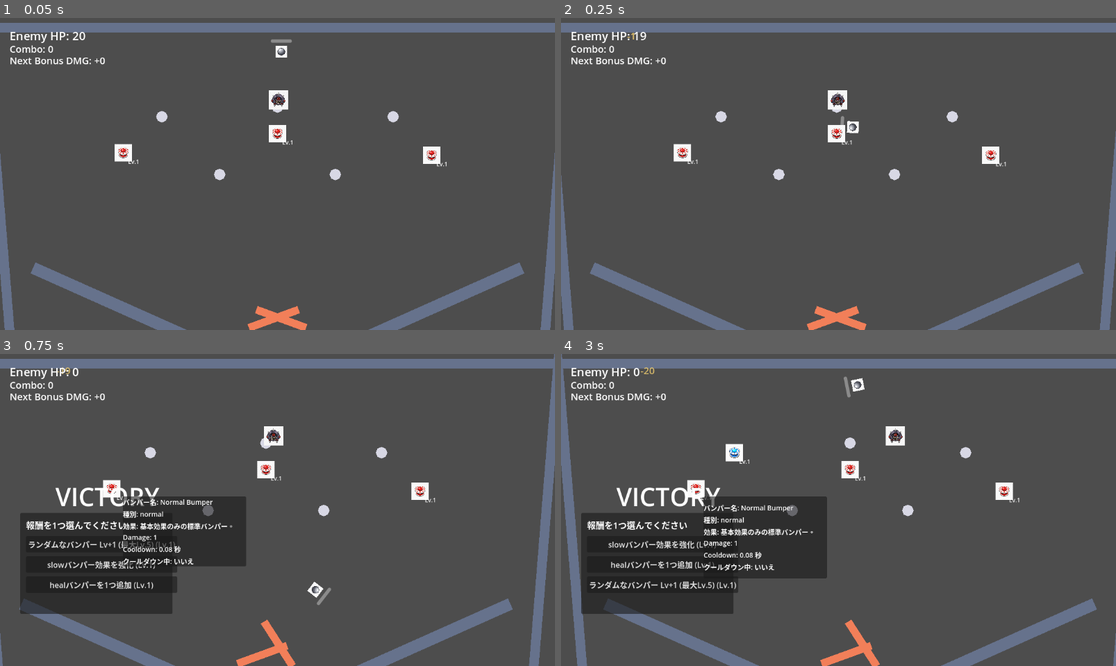
Above: before the commit, frames 1-4 (two rows, left to right).
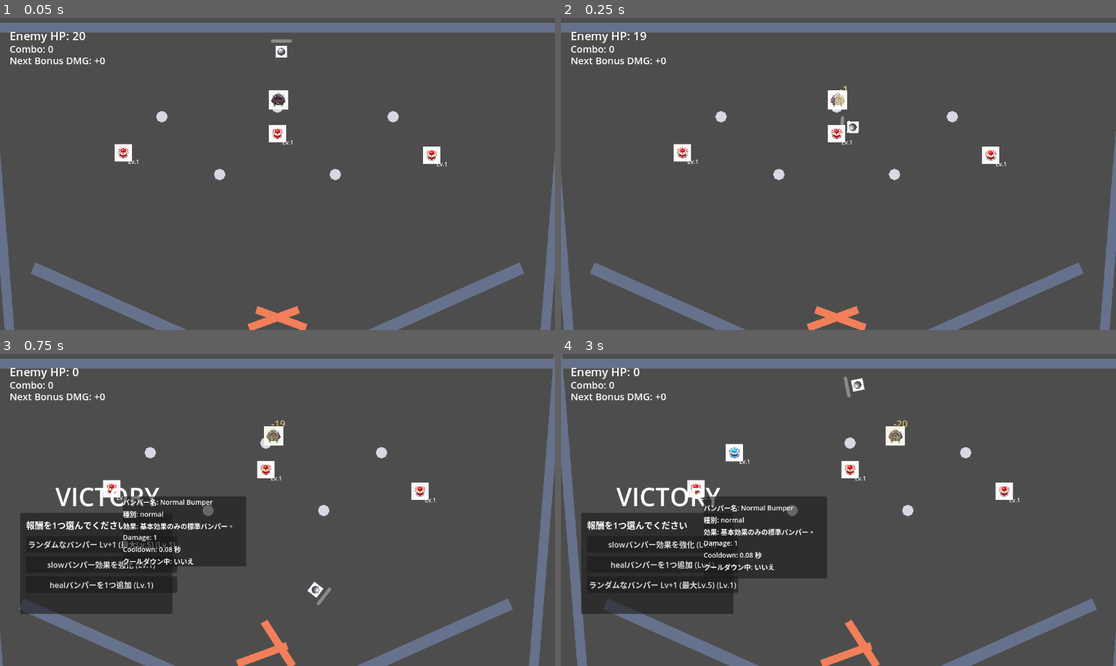
Above: after the commit, the same moments.

Repository: hamayu691-hamy/codex_godot
Game: Godot game, scene res://scenes/PinballBattleScene.tscn
The game is run twice, just before and just after one commit, with the same random seed, the same clock (stepped at 60 frames per second) and the same inputs. The project has no main scene, so this scene is started directly.
Inputs (mouse positions are in pixels of both pictures, inside the frame that each line leads up to):
- Up to frame 1 (0.05 s): no input
- Up to frame 2 (0.25 s): no input
- Up to frame 3 (0.75 s): move the mouse to (116, 488) at 0.52 s; hold Right from 0.53 s (still down); tap K at 0.6 s; click (116, 488) at 0.67 s
- Up to frame 4 (3 s): move the mouse to (827, 469) at 1.27 s; release Right at 1.28 s; hold Left 1.28-2.03 s; tap B at 1.35 s; click (827, 469) at 1.42 s; move the mouse to (1005, 491) at 2.02 s; hold R 2.03-2.78 s; hold Right from 2.03 s (still down); click (1005, 491) at 2.17 s; move the mouse to (694, 488) at 2.77 s; tap K at 2.85 s; click (694, 488) at 2.92 s

Frame 1 is identical in both runs. In frame 2, 0.1% of the frame differs, in the area x 11-52%, y 4-29%; in frame 3, 0.1%; in frame 4, 0.1%, in the area x 14-63%, y 4-29%.

Commit message:
敵ヒット時の視覚フィードバックを強化

Diff:
--- a/scripts/gameplay/pinball_battle_scene.gd
+++ b/scripts/gameplay/pinball_battle_scene.gd
@@ -15,6 +15,15 @@
 const BALL_LAUNCH_IMPULSE: Vector2 = Vector2(120.0, -750.0)
 const DAMAGE_POPUP_DURATION: float = 0.55
 const DAMAGE_POPUP_RISE: float = 24.0
+const DAMAGE_POPUP_OFFSET: Vector2 = Vector2(0.0, -34.0)
+const DAMAGE_POPUP_COLOR: Color = Color(1.0, 0.85, 0.45, 1.0)
+const DAMAGE_POPUP_FONT_SIZE: int = 20
+const ENEMY_HIT_FLASH_DURATION: float = 0.11
+const ENEMY_HIT_FLASH_COLOR: Color = Color(2.6, 2.6, 2.6, 1.0)
+const HIT_EFFECT_DURATION: float = 0.2
+const HIT_EFFECT_START_RADIUS: float = 6.0
+const HIT_EFFECT_END_RADIUS: float = 20.0
+const HIT_EFFECT_COLOR: Color = Color(1.0, 0.95, 0.7, 0.9)
 # Minimum angular speed (rad/s) to treat the flipper as actively striking. Tune for feel.
 const FLIPPER_ACTIVE_ANGULAR_SPEED_THRESHOLD: float = 3.0
 const ENEMY_HP_INITIAL: int = 20
@@ -120,6 +129,7 @@
 var _debug_replace_pin_key_was_down: bool = false
 var _is_ball_alive: bool = true
 var _damage_popups: Array[Dictionary] = []
+var _hit_effects: Array[Dictionary] = []
 var _reward_selected_this_victory: bool = false
 var _current_reward_options: Array[String] = []
 var _reward_manager: RewardManager = RewardManager.new()
@@ -522,6 +532,7 @@
 
 	_update_enemy_bullets(delta)
 	_update_damage_popups(delta)
+	_update_hit_effects(delta)
 
 func _update_camera_follow(delta: float) -> void:
 	if not is_instance_valid(ball):
@@ -643,7 +654,6 @@
 	_apply_bumper_effect(bumper_type)
 	_update_combo_label()
 	_update_bonus_damage_label()
-	_spawn_damage_popup(damage)
 
 func _on_enemy_body_entered(body: Node2D, enemy: Enemy) -> void:
 	if _is_victory or _is_game_over:
@@ -665,24 +675,56 @@
 
 func _on_enemy_hit(enemy: Enemy, damage: int) -> void:
 	_update_enemy_hp_label()
-	_spawn_damage_popup(damage)
+	_spawn_damage_popup(enemy, damage)
+	_play_enemy_hit_flash(enemy)
+	_spawn_hit_effect(enemy.global_position)
 
 func _on_enemy_defeated(_enemy: Enemy) -> void:
 	_update_enemy_hp_label()
 	_enter_victory_state()
 
-func _spawn_damage_popup(damage: int) -> void:
+func _spawn_damage_popup(enemy: Enemy, damage: int) -> void:
+	if not is_instance_valid(enemy):
+		return
 	var popup_label: Label = Label.new()
 	popup_label.text = "-%d" % damage
-	popup_label.modulate = Color(1.0, 0.85, 0.45, 1.0)
-	popup_label.add_theme_font_size_override("font_size", 20)
+	popup_label.modulate = DAMAGE_POPUP_COLOR
+	popup_label.add_theme_font_size_override("font_size", DAMAGE_POPUP_FONT_SIZE)
 	popup_label.top_level = true
-	popup_label.global_position = enemy_hp_label.global_position + Vector2(145.0, 6.0)
+	popup_label.global_position = enemy.global_position + DAMAGE_POPUP_OFFSET
 	add_child(popup_label)
 	_damage_popups.append({
 		"label": popup_label,
 		"elapsed": 0.0,
 		"start_position": popup_label.global_position,
+	})
+
+func _play_enemy_hit_flash(enemy: Enemy) -> void:
+	var enemy_visual: CanvasItem = enemy.get_node_or_null("EnemySprite") as CanvasItem
+	if enemy_visual == null:
+		enemy_visual = enemy.get_node_or_null("EnemyVisual") as CanvasItem
+	if enemy_visual == null:
+		return
+	enemy_visual.modulate = ENEMY_HIT_FLASH_COLOR
+	var tween: Tween = create_tween()
+	tween.tween_property(enemy_visual, "modulate", Color(1.0, 1.0, 1.0, 1.0), ENEMY_HIT_FLASH_DURATION)
+
+func _spawn_hit_effect(world_position: Vector2) -> void:
+	var effect: Polygon2D = Polygon2D.new()
+	effect.polygon = PackedVector2Array([
+		Vector2(-1.0, -1.0),
+		Vector2(1.0, -1.0),
+		Vector2(1.0, 1.0),
+		Vector2(-1.0, 1.0),
+	])
+	effect.color = HIT_EFFECT_COLOR
+	effect.top_level = true
+	effect.global_position = world_position
+	effect.scale = Vector2.ONE * HIT_EFFECT_START_RADIUS
+	add_child(effect)
+	_hit_effects.append({
+		"node": effect,
+		"elapsed": 0.0,
 	})
 
 func _update_damage_popups(delta: float) -> void:
@@ -703,6 +745,24 @@
 		if progress >= 1.0:
 			popup_label.queue_free()
 			_damage_popups.remove_at(index)
+
+func _update_hit_effects(delta: float) -> void:
+	for index: int in range(_hit_effects.size() - 1, -1, -1):
+		var effect_data: Dictionary = _hit_effects[index]
+		var effect: Polygon2D = effect_data["node"]
+		if not is_instance_valid(effect):
+			_hit_effects.remove_at(index)
+			continue
+		var elapsed: float = float(effect_data["elapsed"]) + delta
+		effect_data["elapsed"] = elapsed
+		var progress: float = min(elapsed / HIT_EFFECT_DURATION, 1.0)
+		var radius: float = lerpf(HIT_EFFECT_START_RADIUS, HIT_EFFECT_END_RADIUS, progress)
+		effect.scale = Vector2.ONE * radius
+		effect.color.a = HIT_EFFECT_COLOR.a * (1.0 - progress)
+		_hit_effects[index] = effect_data
+		if progress >= 1.0:
+			effect.queue_free()
+			_hit_effects.remove_at(index)
 
 func _enter_victory_state() -> void:
 	_is_victory = true
@@ -894,6 +954,16 @@
 	ball.freeze = false
 	for child: Node in bullets_root.get_children():
 		child.queue_free()
+	for popup: Dictionary in _damage_popups:
+		var popup_label: Label = popup.get("label")
+		if is_instance_valid(popup_label):
+			popup_label.queue_free()
+	_damage_popups.clear()
+	for effect_data: Dictionary in _hit_effects:
+		var effect_node: Polygon2D = effect_data.get("node")
+		if is_instance_valid(effect_node):
+			effect_node.queue_free()
+	_hit_effects.clear()
 	reset_ball()
 
 func _process(delta: float) -> void:
